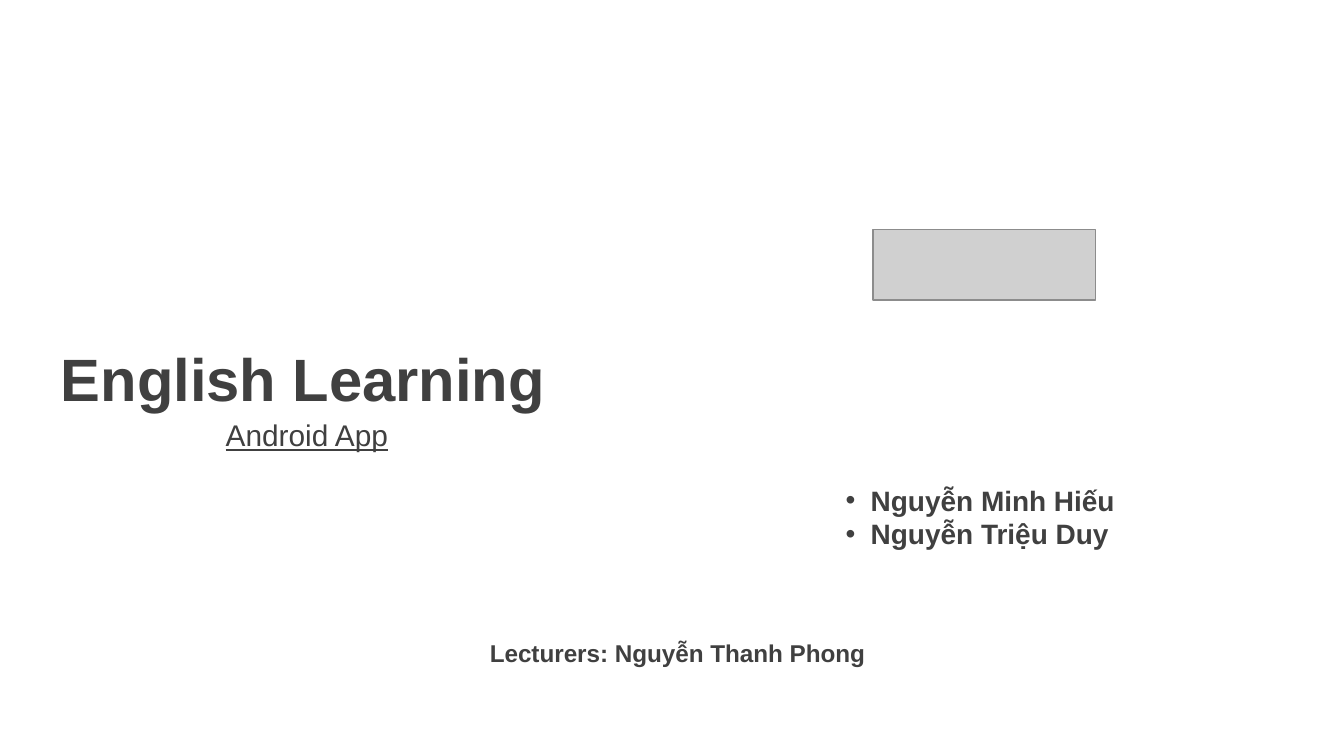
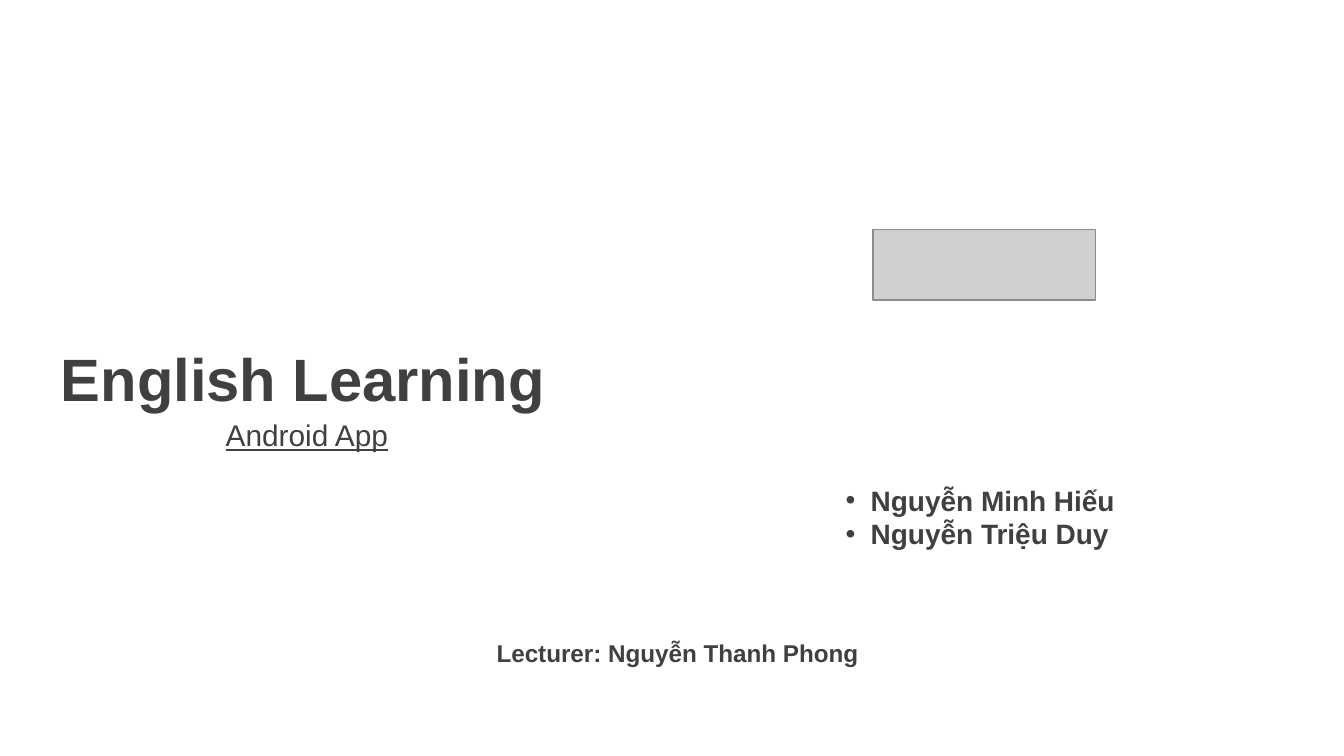
Before and after one commit to violet137/AndroidD007, a slide deck: slide 1 of slide.pptx. Drawn at 1344x756 pixels with LibreOffice and Linux fonts; fonts in the diff are those of the drawing; grey boxes stand for pictures; background and template pictures are left out. Boxes give left, top, right and bottom in pixels: in the first picture for what was removed or moved away, otherwise in the second. Text is boxed around its words. In the diff, an @@ line names an element or a change of style, - is before the commit and + after.

```diff
--- a/slide.pptx
+++ b/slide.pptx
@@ text at [497, 642, 858, 667]: text changed @@
-Lecturers: Nguyễn Thanh Phong
+Lecturer: Nguyễn Thanh Phong
```
Also in this commit, not shown: 1 other slide changed, 7 slides added, 1 other file.
